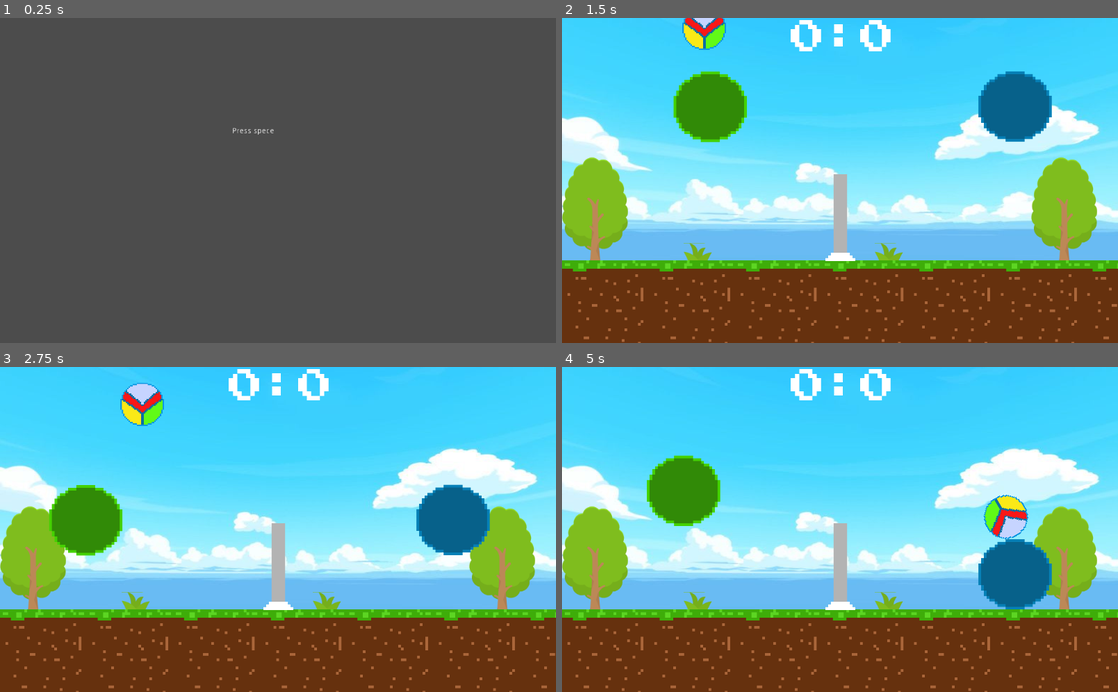
Above: before the commit, frames 1-4 (two rows, left to right).
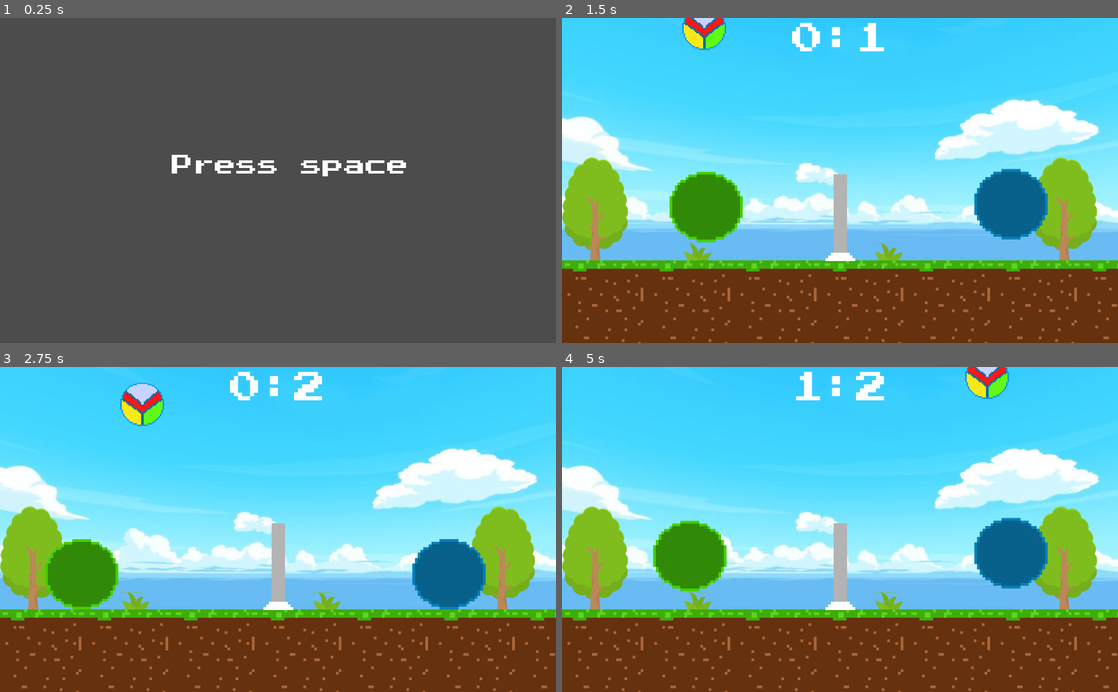
Above: after the commit, the same moments.

Repository: DJWOMS/volleyball-game-godot
Game: Godot game, scene res://Start.tscn
The game is run twice, just before and just after one commit, with the same random seed, the same clock (stepped at 60 frames per second) and the same inputs.
Inputs:
- Up to frame 1 (0.25 s): no input
- Up to frame 2 (1.5 s): tap Space (start) at 0.5, 1.35 s; hold Space (start) 0.53-1.28 s; hold D (pl_2_right) from 0.53 s (still down); tap W (pl_2_up) at 0.77 s
- Up to frame 3 (2.75 s): tap W (pl_2_up) at 1.52 s; release D (pl_2_right) at 2.03 s; hold A (pl_2_left) from 2.03 s (still down); hold Space (start) from 2.03 s (still down)
- Up to frame 4 (5 s): release A (pl_2_left) at 2.78 s; release Space (start) at 2.78 s; hold D (pl_2_right) 2.78-4.28 s; tap Space (start) at 2.85, 4.35 s; tap W (pl_2_up) at 3.02, 3.77, 4.52 s; hold Space (start) 3.53-4.28 s; hold A (pl_2_left) from 4.28 s (still down)

The runs differ from the first frame. In frame 1, 0.9% of the frame differs, in the area x 30-73%, y 33-49%; in frame 2, 9.8%, in the area x 19-89%, y 0-70%; in frame 3, 8.9%; in frame 4, 8.4%.

Commit message:
add score & players turn

Diff:
--- a/Ball.gd
+++ b/Ball.gd
@@ -1,14 +1,24 @@
 extends RigidBody2D
+signal fall_pl_1
+signal fall_pl_2
+
 
 func _ready():
-	pass
+	if GlobalScore.player_turn == 2:
+		position.x = 262
+	elif GlobalScore.player_turn == 1:
+		position.x = 783
 
 
 func _on_fallzone_pl1_body_entered(body):
 	if body is RigidBody2D:
+		emit_signal("fall_pl_1")
+		GlobalScore.player_turn = 2
 		get_tree().change_scene("res://main.tscn")
 
 
 func _on_fallzone_pl2_body_entered(body):
 	if body is RigidBody2D:
+		emit_signal("fall_pl_2")
+		GlobalScore.player_turn = 1
 		get_tree().change_scene("res://main.tscn")
--- /dev/null
+++ b/GlobalScore.gd
@@ -0,0 +1,6 @@
+extends Node
+
+
+var score_pl_1 = 0
+var score_pl_2 = 0
+var player_turn = 2
--- a/Player2.tscn
+++ b/Player2.tscn
@@ -2,11 +2,6 @@
 
 [ext_resource path="res://sprites/ball2.png" type="Texture" id=1]
 [ext_resource path="res://Player2.gd" type="Script" id=2]
-
-[sub_resource type="AtlasTexture" id=9]
-flags = 4
-atlas = ExtResource( 1 )
-region = Rect2( 0, 0, 160, 160 )
 
 [sub_resource type="AtlasTexture" id=1]
 flags = 4
@@ -16,51 +11,56 @@
 [sub_resource type="AtlasTexture" id=2]
 flags = 4
 atlas = ExtResource( 1 )
-region = Rect2( 160, 0, 160, 160 )
+region = Rect2( 0, 0, 160, 160 )
 
 [sub_resource type="AtlasTexture" id=3]
 flags = 4
 atlas = ExtResource( 1 )
-region = Rect2( 0, 0, 160, 160 )
+region = Rect2( 160, 0, 160, 160 )
 
 [sub_resource type="AtlasTexture" id=4]
 flags = 4
 atlas = ExtResource( 1 )
-region = Rect2( 160, 0, 160, 160 )
+region = Rect2( 0, 160, 160, 160 )
 
 [sub_resource type="AtlasTexture" id=5]
 flags = 4
 atlas = ExtResource( 1 )
-region = Rect2( 0, 160, 160, 160 )
+region = Rect2( 160, 160, 160, 160 )
 
 [sub_resource type="AtlasTexture" id=6]
 flags = 4
 atlas = ExtResource( 1 )
-region = Rect2( 160, 160, 160, 160 )
+region = Rect2( 0, 0, 160, 160 )
 
-[sub_resource type="SpriteFrames" id=7]
+[sub_resource type="AtlasTexture" id=7]
+flags = 4
+atlas = ExtResource( 1 )
+region = Rect2( 160, 0, 160, 160 )
+
+[sub_resource type="SpriteFrames" id=8]
 animations = [ {
-"frames": [ SubResource( 9 ) ],
+"frames": [ SubResource( 1 ) ],
 "loop": true,
 "name": "idle",
 "speed": 5.0
 }, {
-"frames": [ SubResource( 1 ), SubResource( 2 ) ],
+"frames": [ SubResource( 2 ), SubResource( 3 ), SubResource( 4 ), SubResource( 5 ) ],
+"loop": true,
+"name": "jump",
+"speed": 8.0
+}, {
+"frames": [ SubResource( 6 ), SubResource( 7 ) ],
 "loop": true,
 "name": "walk",
 "speed": 8.0
-}, {
-"frames": [ SubResource( 3 ), SubResource( 4 ), SubResource( 5 ), SubResource( 6 ) ],
-"loop": true,
-"name": "jump",
-"speed": 8.0
 } ]
 
-[sub_resource type="CircleShape2D" id=8]
-radius = 67.0
+[sub_resource type="CircleShape2D" id=9]
+radius = 65.7139
 
 [node name="Player2" type="KinematicBody2D"]
-position = Vector2( 151.5, 141 )
+position = Vector2( 151.5, 140.293 )
 script = ExtResource( 2 )
 __meta__ = {
 "_edit_group_": true
@@ -68,9 +68,9 @@
 
 [node name="PlayerSprite" type="AnimatedSprite" parent="."]
 position = Vector2( -0.5, 0.5 )
-frames = SubResource( 7 )
+frames = SubResource( 8 )
 animation = "idle"
 
 [node name="CollisionShape2D" type="CollisionShape2D" parent="."]
 position = Vector2( 1, 0 )
-shape = SubResource( 8 )
+shape = SubResource( 9 )
--- /dev/null
+++ b/Score.gd
@@ -0,0 +1,17 @@
+extends CanvasLayer
+
+
+func _ready():
+	#$Count.text = "{pl_1}:{pl_2}".format({"pl_1": score_pl_1, "pl_2": score_pl_2})
+	pass
+
+
+func _process(delta):
+	$Count.text = "{pl_1}:{pl_2}".format({"pl_1": GlobalScore.score_pl_1, "pl_2": GlobalScore.score_pl_2})
+
+func _on_Ball_fall_pl_1():
+	GlobalScore.score_pl_2 += 1
+
+
+func _on_Ball_fall_pl_2():
+	GlobalScore.score_pl_1 += 1
--- a/Score.tscn
+++ b/Score.tscn
@@ -1,22 +1,23 @@
 [gd_scene load_steps=4 format=2]
 
-[ext_resource path="res://Font/PressStart2P-Regular.ttf" type="DynamicFontData" id=1]
-[ext_resource path="res://count.gd" type="Script" id=2]
+[ext_resource path="res://Score.gd" type="Script" id=3]
 
-[sub_resource type="DynamicFont" id=1]
-size = 64
-font_data = ExtResource( 1 )
+[sub_resource type="DynamicFontData" id=1]
+font_path = "res://Font/PressStart2P-Regular.ttf"
+
+[sub_resource type="DynamicFont" id=2]
+size = 60
+font_data = SubResource( 1 )
 
 [node name="Score" type="CanvasLayer"]
+script = ExtResource( 3 )
 
-[node name="count" type="Label" parent="."]
-margin_left = 420.725
-margin_top = 5.36359
-margin_right = 612.725
-margin_bottom = 78.3636
-custom_fonts/font = SubResource( 1 )
-text = "0:0"
-script = ExtResource( 2 )
+[node name="Count" type="Label" parent="."]
+margin_left = 424.179
+margin_top = 9.77255
+margin_right = 665.179
+margin_bottom = 131.773
+custom_fonts/font = SubResource( 2 )
 __meta__ = {
 "_edit_use_anchors_": false
 }
--- a/Spatial.tscn
+++ b/Spatial.tscn
@@ -57,11 +57,11 @@
 } ]
 
 [sub_resource type="CapsuleShape2D" id=9]
-radius = 65.2071
+radius = 65.7265
 height = 0.0
 
 [node name="Player" type="KinematicBody2D"]
-position = Vector2( 182.225, 168.528 )
+position = Vector2( 182.225, 167.527 )
 script = ExtResource( 2 )
 __meta__ = {
 "_edit_group_": true
@@ -72,5 +72,5 @@
 animation = "idle"
 
 [node name="CollisionShape2D" type="CollisionShape2D" parent="."]
-position = Vector2( 3.30354, 0 )
+position = Vector2( 3.30354, -0.33371 )
 shape = SubResource( 9 )
--- a/Start.tscn
+++ b/Start.tscn
@@ -1,16 +1,24 @@
-[gd_scene load_steps=2 format=2]
+[gd_scene load_steps=4 format=2]
 
 [ext_resource path="res://Start.gd" type="Script" id=1]
+
+[sub_resource type="DynamicFontData" id=1]
+font_path = "res://Font/PressStart2P-Regular.ttf"
+
+[sub_resource type="DynamicFont" id=2]
+size = 40
+font_data = SubResource( 1 )
 
 [node name="Start" type="Node"]
 script = ExtResource( 1 )
 
 [node name="Label" type="Label" parent="."]
-margin_left = 428.054
-margin_top = 201.8
-margin_right = 805.054
-margin_bottom = 337.8
-text = "Press spece"
+margin_left = 315.764
+margin_top = 253.254
+margin_right = 755.764
+margin_bottom = 299.254
+custom_fonts/font = SubResource( 2 )
+text = "Press space"
 __meta__ = {
 "_edit_use_anchors_": false
 }
--- a/main.tscn
+++ b/main.tscn
@@ -58,11 +58,11 @@
 mass = 0.104082
 
 [node name="Player" parent="." instance=ExtResource( 2 )]
-position = Vector2( 832, 160 )
+position = Vector2( 824.449, 340.28 )
 SPEED = 300
 
 [node name="Player2" parent="." instance=ExtResource( 4 )]
-position = Vector2( 256, 160 )
+position = Vector2( 248.449, 344.999 )
 SPEED = 300
 
 [node name="Score" parent="." instance=ExtResource( 8 )]
@@ -112,13 +112,13 @@
 
 [node name="CollisionShape2D" type="CollisionShape2D" parent="StaticBody2D2"]
 position = Vector2( -2.44088, 2.62704 )
-shape = SubResource( 2 )
+shape = SubResource( 3 )
 
 [node name="CollisionShape2D2" type="CollisionShape2D" parent="StaticBody2D2"]
 visible = false
 position = Vector2( -2.37841, 72.3408 )
-shape = SubResource( 3 )
+shape = SubResource( 4 )
 [connection signal="body_entered" from="fallzone_pl1" to="Ball" method="_on_fallzone_pl1_body_entered"]
-[connection signal="tree_entered" from="fallzone_pl1" to="Ball" method="_on_fallzone_tree_entered"]
 [connection signal="body_entered" from="fallzone_pl2" to="Ball" method="_on_fallzone_pl2_body_entered"]
-[connection signal="tree_entered" from="fallzone_pl2" to="Ball" method="_on_fallzone_tree_entered"]
+[connection signal="fall_pl_1" from="Ball" to="Score" method="_on_Ball_fall_pl_1"]
+[connection signal="fall_pl_2" from="Ball" to="Score" method="_on_Ball_fall_pl_2"]
--- a/project.godot
+++ b/project.godot
@@ -18,6 +18,10 @@
 config/name="ball"
 run/main_scene="res://Start.tscn"
 config/icon="res://icon.png"
+
+[autoload]
+
+GlobalScore="*res://GlobalScore.gd"
 
 [display]
 
Not shown: 4 places in main.tscn that only renumber resources
